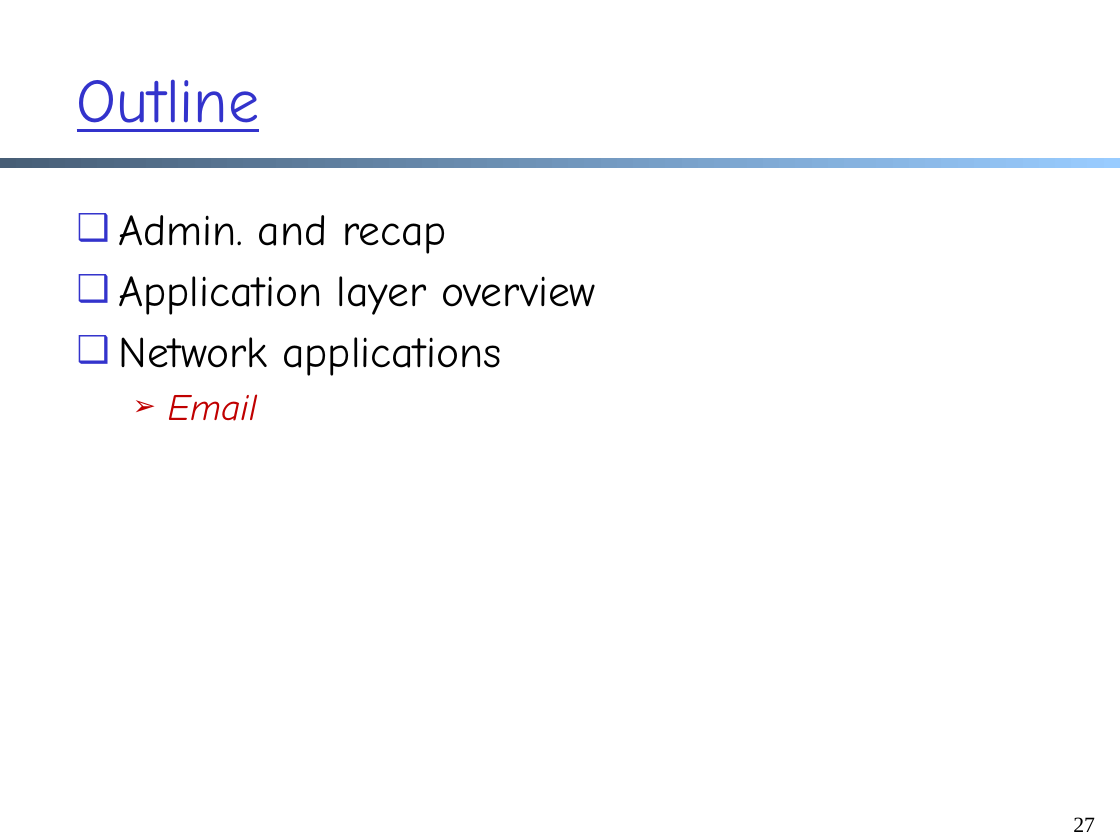
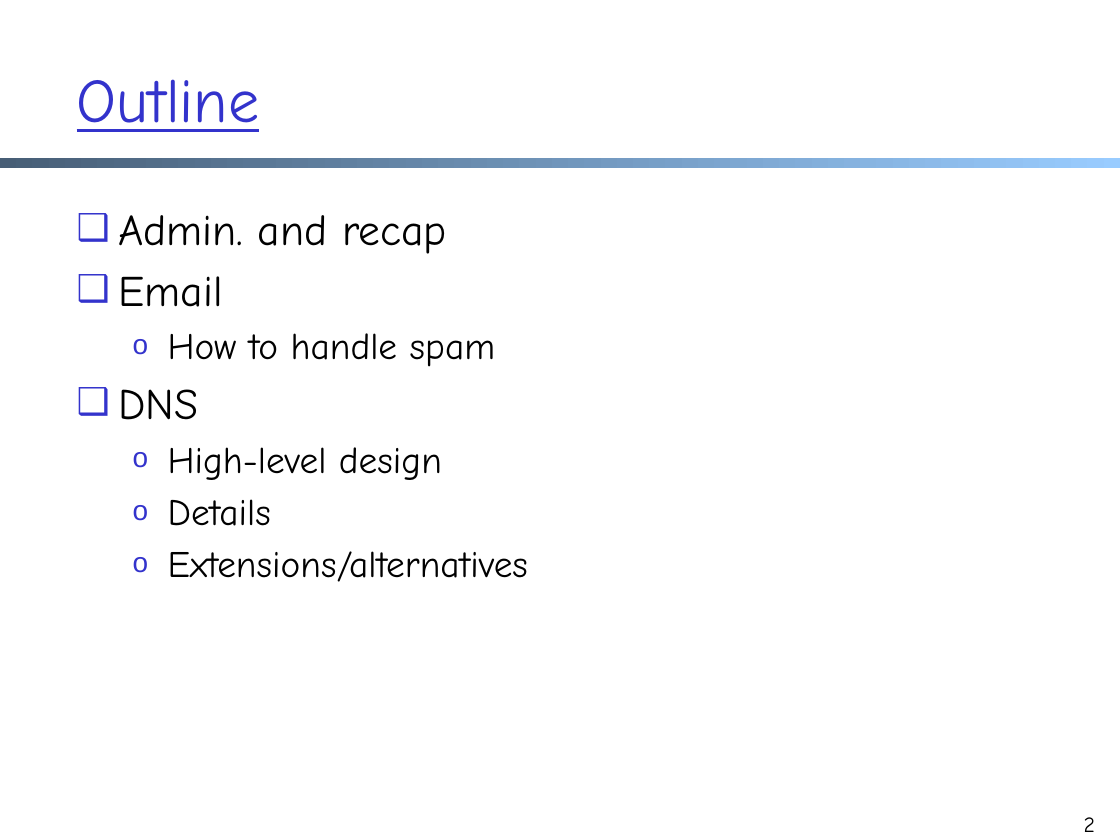
Before and after one commit to xiangq27/xiangq27.github.io, a slide deck: slide 2 of courses/cnns-xmuf22/files/lectures/application-email-dns.pptx (slide 27 before the commit). Drawn at 1120x840 pixels with LibreOffice and Linux fonts; fonts in the diff are those of the drawing. Boxes give left, top, right and bottom in pixels: in the first picture for what was removed or moved away, otherwise in the second. Text is boxed around its words. In the diff, an @@ line names an element or a change of style, - is before the commit and + after.

```diff
--- a/courses/cnns-xmuf22/files/lectures/application-email-dns.pptx
+++ b/courses/cnns-xmuf22/files/lectures/application-email-dns.pptx
@@ text at bbox=[119, 276, 596, 376]: paragraphs removed @@
-❑ Application layer overview
-❑ Network applications
@@ text at bbox=[119, 276, 223, 307]: size 24 to 28 pt, text colour #C00000 to #000000, italic off in "Email"; bullet ➢ to ❑; list level 2 to 1 in "Email"; bullet colour #C00000 to #3333CC @@
@@ text at bbox=[119, 333, 528, 582]: paragraphs added @@
+  o How to handle spam
+❑ DNS
+  o High-level design
+  o Details
+  o Extensions/alternatives
@@ page number at bbox=[1084, 817, 1095, 832]: text changed; font Times New Roman to Comic Neue @@
-27
+2
```
Also in this commit, not shown: 6 other slides changed, 36 slides added, 30 slides removed, 5 other files.
